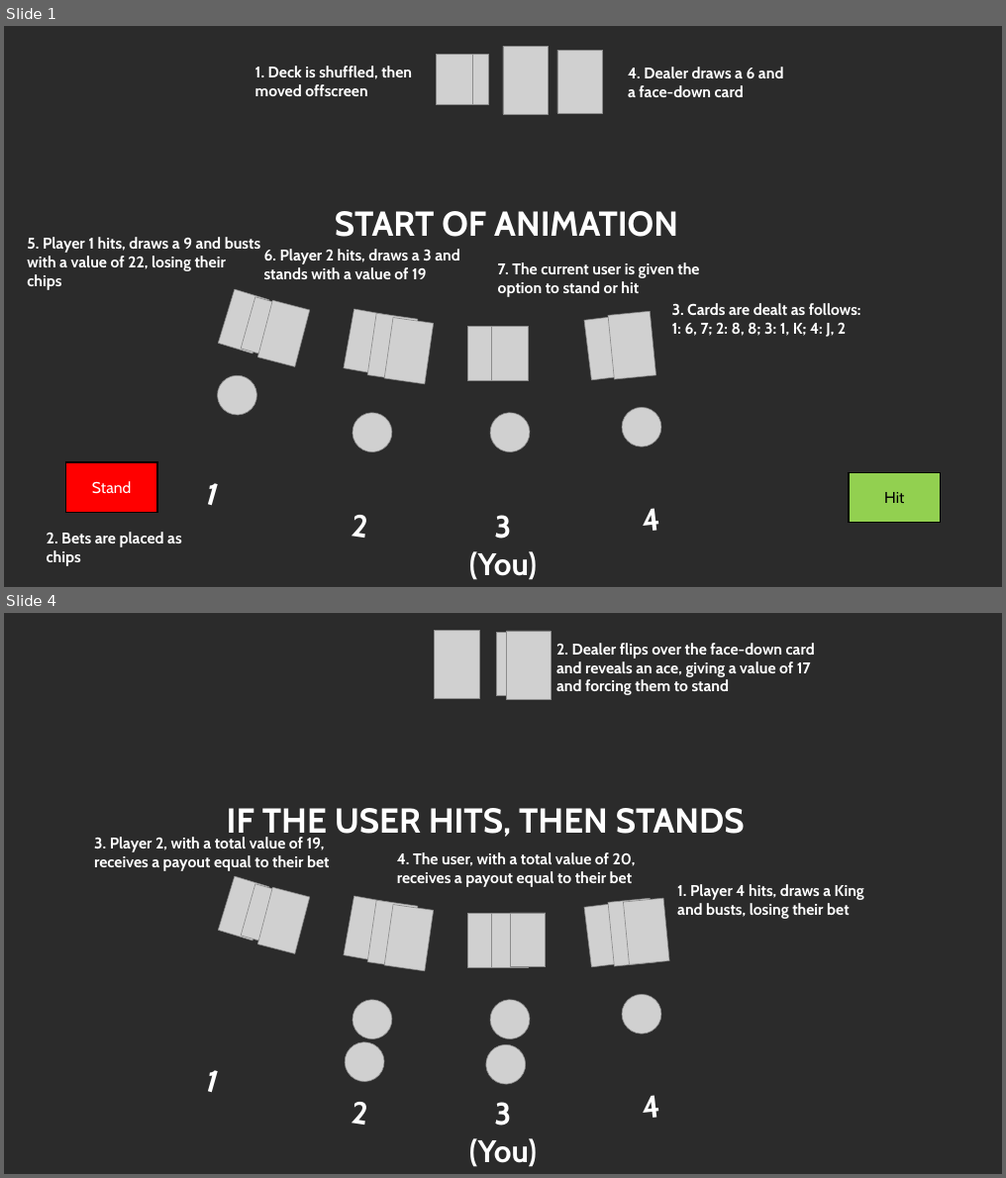
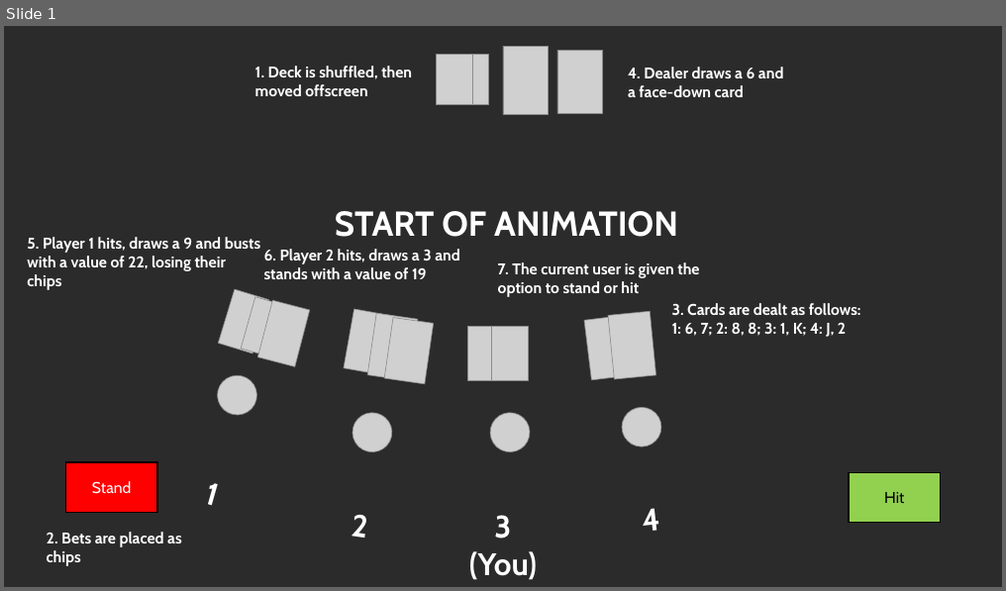
Before and after one commit to aladebrian/WebProP1, a slide deck: Team 17 Project 1 Storyboard.pptx. Shown one above the other, each under a label of ours: slides 1 and 4 before the commit, slide 1 after it; the slides between them are not shown. The pictures are 1006x1178 and 1006x591 pixels, drawn with LibreOffice and Linux fonts; fonts in the diff are those of the drawing; grey boxes stand for pictures; background and template pictures are left out; a plain dark background stands for a picture behind light text. Boxes give left, top, right and bottom in pixels: in the first picture for what was removed or moved away, otherwise in the second. Text is boxed around its words. In the diff, an @@ line names an element or a change of style, - is before the commit and + after.

Commit message:
Adjusted the storyboard
Made changes to the storyboard so that the user only gets one opportunity to choose between standing or hitting

```diff
--- a/Team 17 Project 1 Storyboard.pptx
+++ b/Team 17 Project 1 Storyboard.pptx
@@ slide 4 removed at [4, 613, 1002, 1174], background picture (left out) @@
@@ picture removed at [435, 630, 480, 698] @@
@@ picture removed at [496, 633, 542, 695] @@
@@ picture removed at [506, 631, 550, 699] @@
@@ text removed at [556, 643, 815, 695] @@
-2. Dealer flips over the face-down card and reveals an ace, giving a value of 17 and forcing them to stand
@@ text removed at [227, 808, 745, 841] @@
-IF THE USER HITS, THEN STANDS
@@ text removed at [94, 837, 330, 871] @@
-3. Player 2, with a total value of 19, receives a payout equal to their bet
@@ picture removed at [218, 876, 269, 941] @@
@@ text removed at [397, 853, 636, 887] @@
-4. The user, with a total value of 20, receives a payout equal to their bet
@@ picture removed at [241, 884, 289, 946] @@
@@ picture removed at [257, 887, 310, 954] @@
@@ picture removed at [344, 896, 392, 962] @@
@@ picture removed at [367, 900, 418, 968] @@
@@ picture removed at [384, 905, 433, 971] @@
@@ picture removed at [584, 903, 631, 967] @@
@@ picture removed at [608, 899, 655, 966] @@
@@ picture removed at [623, 898, 669, 964] @@
@@ text removed at [677, 884, 864, 919] @@
-1. Player 4 hits, draws a King and busts, losing their bet
@@ picture removed at [468, 914, 503, 967] @@
@@ picture removed at [492, 914, 528, 967] @@
@@ picture removed at [511, 913, 546, 967] @@
@@ picture removed at [349, 996, 396, 1043] @@
@@ picture removed at [618, 990, 665, 1039] @@
@@ picture removed at [489, 999, 531, 1040] @@
@@ picture removed at [341, 1039, 388, 1086] @@
@@ picture removed at [485, 1045, 527, 1085] @@
@@ text removed at [204, 1070, 215, 1092] @@
-1
@@ text removed at [350, 1102, 366, 1125] @@
-2
@@ text removed at [469, 1102, 537, 1167] @@
-3
-(You)
@@ text removed at [644, 1095, 661, 1118] @@
-4
```
Also in this commit, not shown: 2 slides changed, 1 other slide removed.
